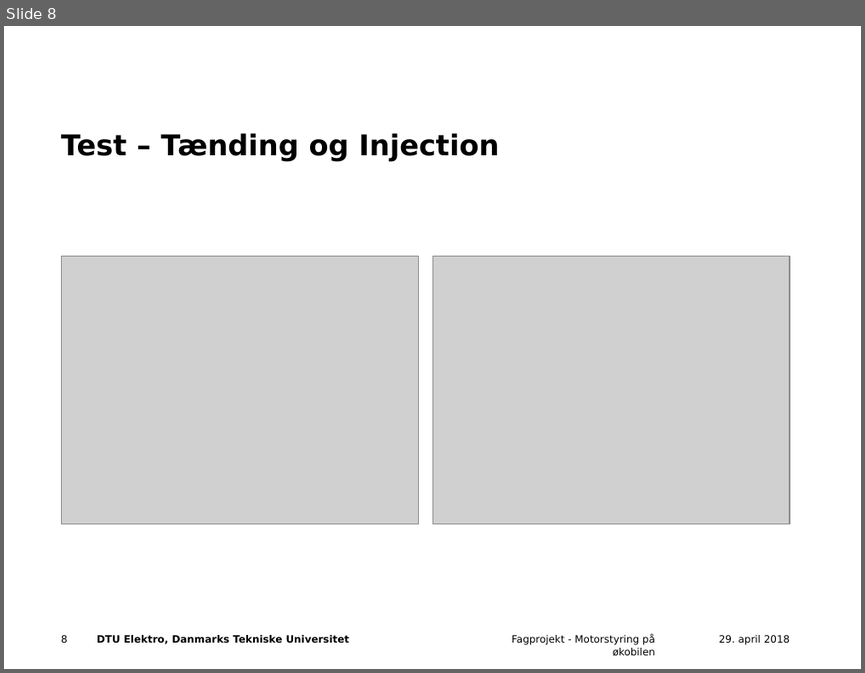
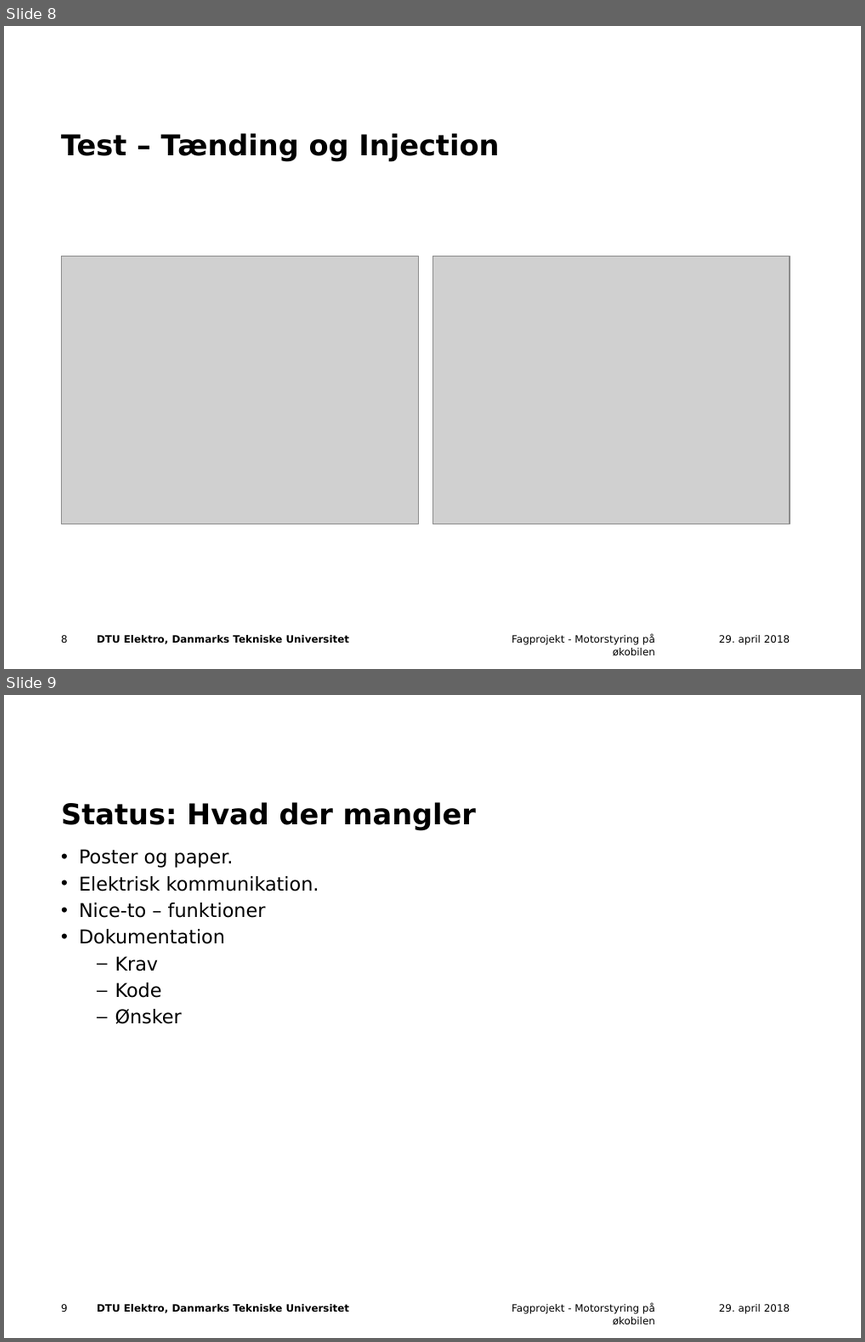
Before and after one commit to Frupla/ECU-board, a slide deck: midtvejsPraes.pptx. Shown one above the other, each under a label of ours: slide 8 before the commit, slides 8 and 9 after it. The pictures are 865x673 and 865x1342 pixels, drawn with LibreOffice and Linux fonts; fonts in the diff are those of the drawing; grey boxes stand for pictures; background and template pictures are left out. Boxes give left, top, right and bottom in pixels: in the first picture for what was removed or moved away, otherwise in the second. Text is boxed around its words. In the diff, an @@ line names an element or a change of style, - is before the commit and + after.

```diff
--- a/midtvejsPraes.pptx
+++ b/midtvejsPraes.pptx
@@ slide 9 added at (4, 695, 861, 1338), background #FFFFFF; not listed: 1 template element that a slide beside it also shows @@
@@ title added at (61, 802, 476, 831), 24 pt, text #000000, bold @@
+Status: Hvad der mangler
@@ text added at (79, 849, 319, 1024), 16 pt, text #000000 @@
+• Poster og paper.
+• Elektrisk kommunikation.
+• Nice-to – funktioner
+• Dokumentation
+  – Krav
+  – Kode
+  – Ønsker
@@ page number added at (61, 1304, 68, 1311), 8.5 pt, text #000000 @@
+9
@@ text added at (511, 1304, 655, 1325), 8.5 pt, text #000000 @@
+Fagprojekt - Motorstyring på økobilen
@@ text added at (719, 1304, 789, 1314), 8.5 pt, text #000000 @@
+29. april 2018
```
Also in this commit, not shown: 1 slide changed.
